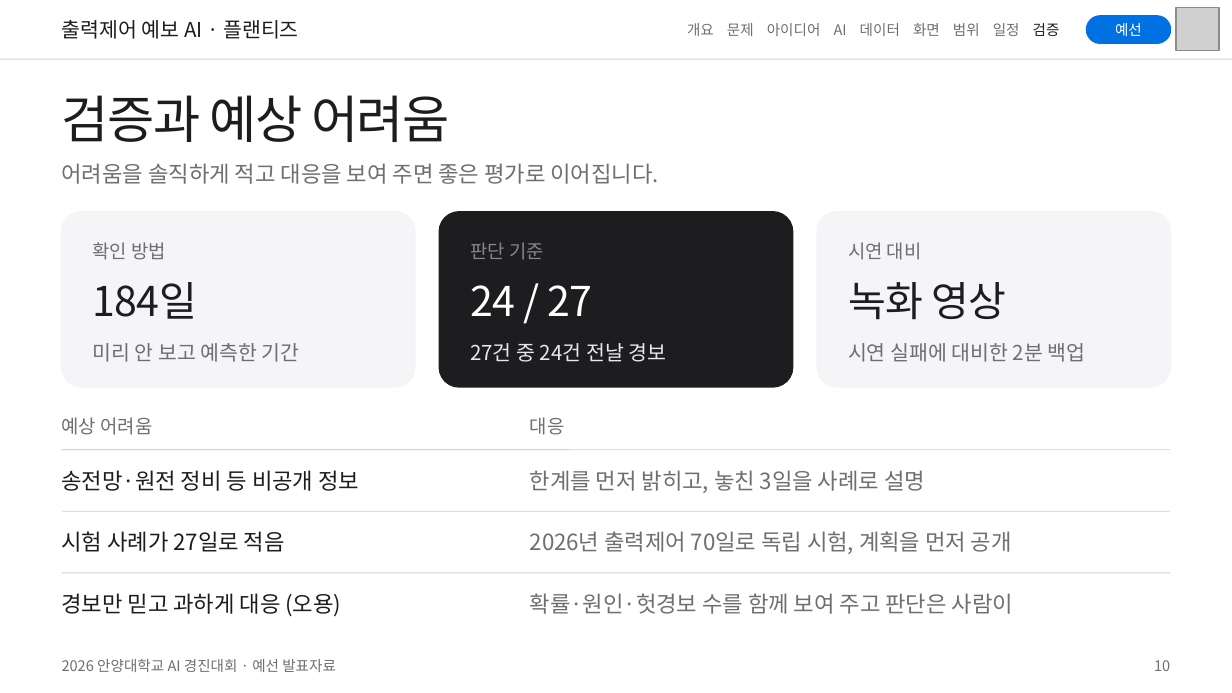
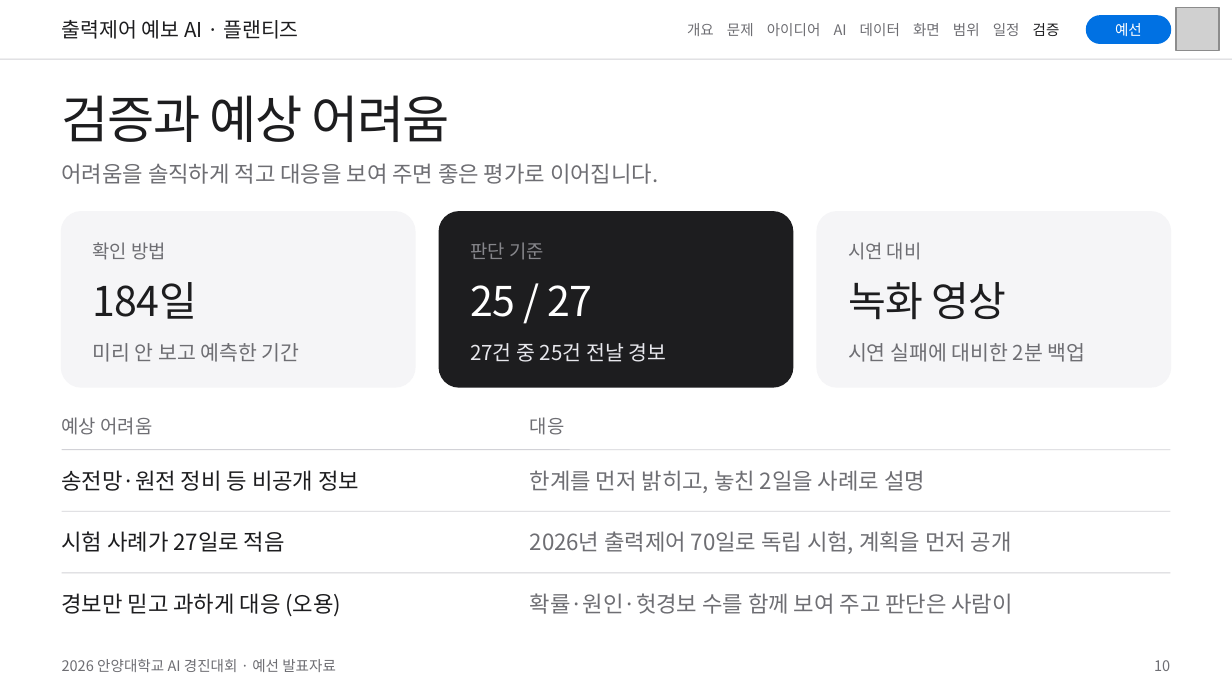
Before and after one commit to eorua/planties, a slide deck: slide 10 of docs/slides/예선발표_초안.pptx. Drawn at 1232x693 pixels with LibreOffice and Linux fonts; fonts in the diff are those of the drawing; grey boxes stand for pictures. Boxes give left, top, right and bottom in pixels: in the first picture for what was removed or moved away, otherwise in the second. Text is boxed around its words. In the diff, an @@ line names an element or a change of style, - is before the commit and + after.

```diff
--- a/docs/slides/예선발표_초안.pptx
+++ b/docs/slides/예선발표_초안.pptx
@@ text at [470,285,667,362]: text changed @@
-24 / 27
-27건 중 24건 전날 경보
+25 / 27
+27건 중 25건 전날 경보
@@ text at [530,470,925,493]: text changed @@
-한계를 먼저 밝히고, 놓친 3일을 사례로 설명
+한계를 먼저 밝히고, 놓친 2일을 사례로 설명
```
Also in this commit, not shown: 3 other slides changed, 21 other files.
